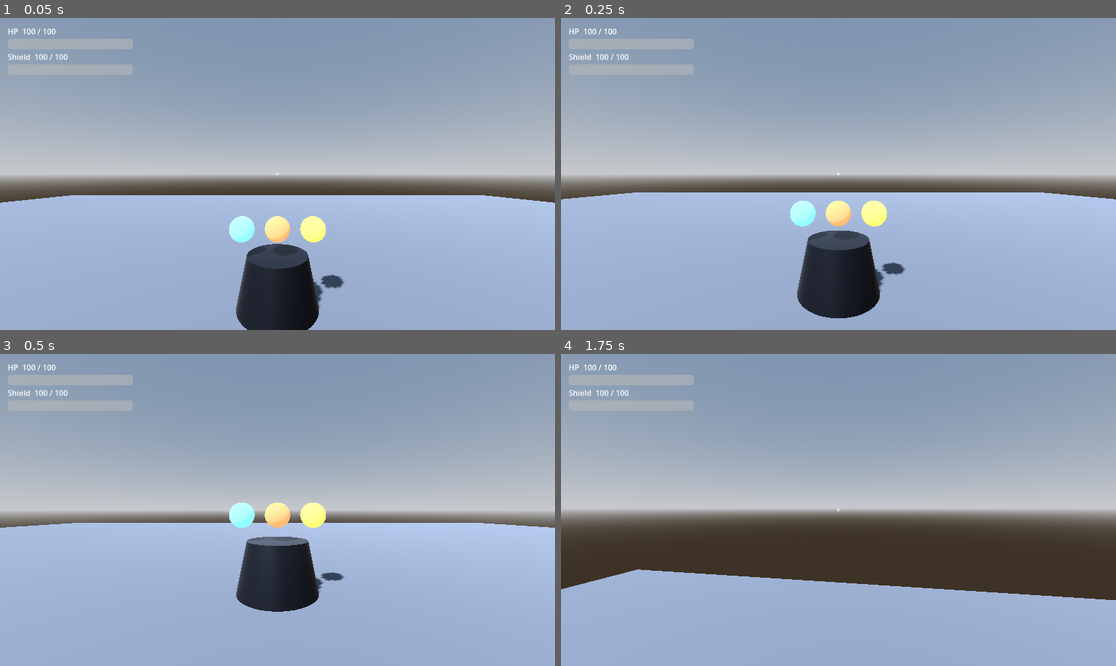
Above: before the commit, frames 1-4 (two rows, left to right).
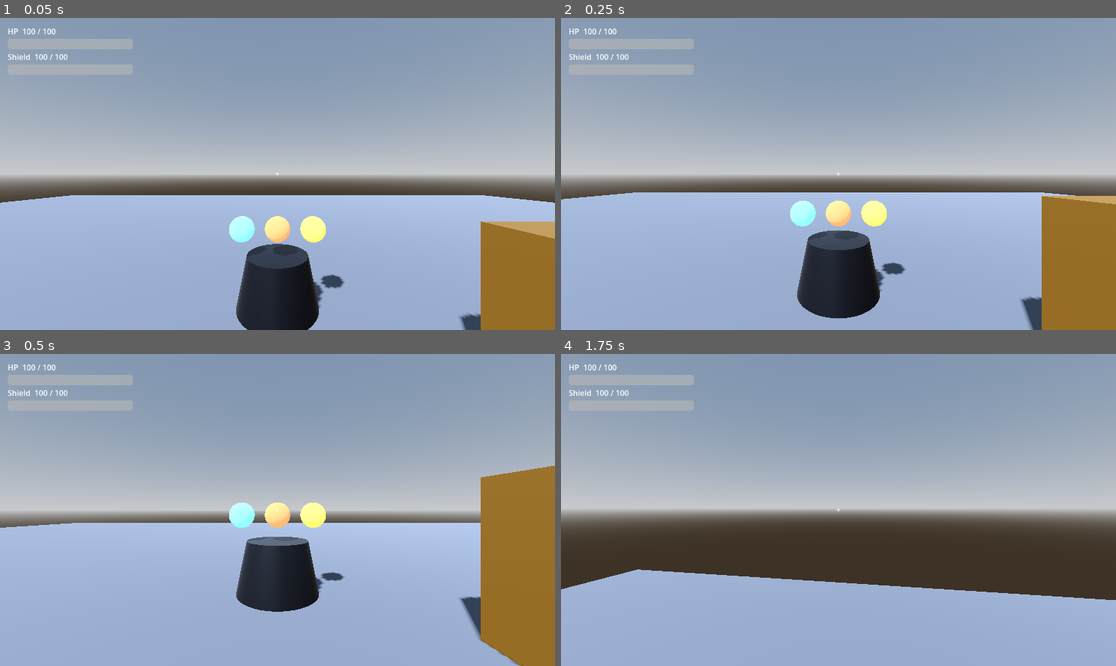
Above: after the commit, the same moments.

Repository: vasilisbit/The_Risen
Game: Godot game, scene res://scenes/hub/hub.tscn
Same seed, same stepped clock (60 frames per second), same inputs: the game is played once before the commit and once after it.
Inputs (mouse positions are in pixels of both pictures, inside the frame that each line leads up to):
- Up to frame 1 (0.05 s): no input
- Up to frame 2 (0.25 s): no input
- Up to frame 3 (0.5 s): no input
- Up to frame 4 (1.75 s): tap Enter at 0.5 s; move the mouse to (866, 510) at 0.52 s; press the mouse at (866, 510) at 0.53 s; hold W (move_forward) from 0.53 s (still down); tap Space (jump) at 0.77, 1.52 s; move the mouse to (810, 510) at 1.27 s; release the mouse at (810, 510) at 1.28 s; click (810, 510) at 1.35 s

The runs differ from the first frame. In frame 1, 4.8% of the frame differs, in the area x 82-100%, y 65-100%; in frame 2, 6.1%; in frame 3, 8.3%, in the area x 82-100%, y 35-100%; in frame 4, nothing differs.

Commit message:
feat(t-0005): Add Forge Master vendor shop UI
ui/vendor_shop.tscn + scripts/vendor_shop.gd: Control shop UI built
programmatically (TabContainer: Weapons/Armor/Consumables). Weapons tab has 4
slots (Auto Rifle/Hand Cannon/Shotgun/Sniper) with rarity-colored placeholder
icons, DMG/RPM stats and Flux prices per TDD §4.8 (Common 10 / Rare 25 /
Epic 50). Buy deducts flux_currency, appends to SaveManager.owned_weapons and
persists via save_game(); owned items show "Owned"; insufficient Flux shows an
error and buys nothing. Procedural sine-blip AudioStreamWAV for buy/error
feedback (no external assets). Opens on interact, pauses the tree, releases the
mouse; closes on Esc / Close button and recaptures.

Added a ForgeMaster placeholder (StaticBody3D, world+interact layer, group
"vendor") to the hub and a HubUI CanvasLayer hosting the shop. Generalized
mission_interactor.gd: interacting with a "vendor" body opens the shop, mission
spheres still print as before.

Verified via game_eval: interact opens the shop; buy sniper 60->10 Flux + owned;
re-buy "Already owned"; hand_cannon with 10 Flux blocked; purchase survives a
save wipe+reload; close unpauses. Headless import clean (exit 0).

Diff:
--- a/scenes/hub/hub.tscn
+++ b/scenes/hub/hub.tscn
@@ -2,6 +2,7 @@
 
 [ext_resource type="PackedScene" uid="uid://b88q4r73j0x27" path="res://scenes/player/guardian.tscn" id="1_abcyb"]
 [ext_resource type="PackedScene" uid="uid://dg74s2hqqsckd" path="res://scenes/hub/hologram_table.tscn" id="2_bocl7"]
+[ext_resource type="PackedScene" uid="uid://cv5t0esp8itvn" path="res://ui/vendor_shop.tscn" id="3_koree"]
 
 [sub_resource type="StandardMaterial3D" id="StandardMaterial3D_2dud7"]
 albedo_color = Color(0.32, 0.34, 0.38, 1)
@@ -23,6 +24,20 @@
 sky = SubResource("Sky_ajtfx")
 ambient_light_source = 3
 tonemap_mode = 2
+
+[sub_resource type="StandardMaterial3D" id="StandardMaterial3D_koree"]
+albedo_color = Color(0.35, 0.28, 0.12, 1)
+metallic = 0.6
+roughness = 0.5
+emission_enabled = true
+emission = Color(0.5, 0.35, 0.1, 1)
+emission_energy_multiplier = 0.6
+
+[sub_resource type="BoxMesh" id="BoxMesh_ajtfx"]
+size = Vector3(1, 2, 1)
+
+[sub_resource type="BoxShape3D" id="BoxShape3D_ursuo"]
+size = Vector3(1, 2, 1)
 
 [node name="Hub" type="Node3D" unique_id=1537759387]
 
@@ -51,3 +66,20 @@
 
 [node name="HologramTable" parent="." unique_id=58457010 instance=ExtResource("2_bocl7")]
 transform = Transform3D(1, 0, 0, 0, 1, 0, 0, 0, 1, 0, 0, -4)
+
+[node name="ForgeMaster" type="StaticBody3D" parent="." unique_id=804933838 groups=["vendor"]]
+transform = Transform3D(1, 0, 0, 0, 1, 0, 0, 0, 1, 3, 0, -2)
+collision_layer = 5
+
+[node name="Mesh" type="MeshInstance3D" parent="ForgeMaster" unique_id=2086214232]
+transform = Transform3D(1, 0, 0, 0, 1, 0, 0, 0, 1, 0, 1, 0)
+material_override = SubResource("StandardMaterial3D_koree")
+mesh = SubResource("BoxMesh_ajtfx")
+
+[node name="Col" type="CollisionShape3D" parent="ForgeMaster" unique_id=921169314]
+transform = Transform3D(1, 0, 0, 0, 1, 0, 0, 0, 1, 0, 1, 0)
+shape = SubResource("BoxShape3D_ursuo")
+
+[node name="HubUI" type="CanvasLayer" parent="." unique_id=473969501]
+
+[node name="VendorShop" parent="HubUI" unique_id=1779289198 instance=ExtResource("3_koree")]
--- a/scripts/mission_interactor.gd
+++ b/scripts/mission_interactor.gd
@@ -1,33 +1,35 @@
 extends RayCast3D
-## T-0003 debug interactor: casts forward from the camera crosshair. On the
-## "interact" action, selects the mission sphere under the crosshair, prints it,
-## and emits `mission_selected`. No level loading yet — that arrives with the
-## mission-transition system (GameState autoload, later milestone).
-##
-## A valid target is any body in the "mission_sphere" group; the mission name is
-## the node name with the "Sphere" suffix stripped (EarthSphere -> "Earth").
+## Debug interactor: casts forward from the camera crosshair. On the "interact"
+## action it acts on whatever is under the crosshair:
+##   - a body in group "vendor"        -> opens the vendor shop UI (T-0005)
+##   - a body in group "mission_sphere" -> prints "Mission Selected: <planet>"
+##                                         and emits mission_selected (T-0003)
+## No mission level loading yet (that arrives with the GameState autoload).
 
 signal mission_selected(mission: String)
 
 
 func _unhandled_input(event: InputEvent) -> void:
 	# is_action_pressed() on the event is true only on the press edge (not
-	# on hold/echo), so rapid clicking fires once per click — no double-fire.
+	# on hold/echo), so rapid clicking fires once per click.
 	if event.is_action_pressed("interact"):
-		try_select()
+		try_interact()
 
 
-## Force-update the ray; if a mission sphere is under the crosshair, print +
-## emit its mission name. Returns the mission name, or "" when nothing valid
-## is targeted.
-func try_select() -> String:
+## Force-update the ray and act on the target under the crosshair.
+func try_interact() -> void:
 	force_raycast_update()
 	if not is_colliding():
-		return ""
+		return
 	var target := get_collider()
-	if target == null or not target.is_in_group("mission_sphere"):
-		return ""
-	var mission := String(target.name).trim_suffix("Sphere")
-	print("Mission Selected: %s" % mission)
-	mission_selected.emit(mission)
-	return mission
+	if target == null:
+		return
+	if target.is_in_group("vendor"):
+		var shop := get_tree().get_first_node_in_group("vendor_shop")
+		if shop and shop.has_method("open"):
+			shop.open()
+		return
+	if target.is_in_group("mission_sphere"):
+		var mission := String(target.name).trim_suffix("Sphere")
+		print("Mission Selected: %s" % mission)
+		mission_selected.emit(mission)
--- /dev/null
+++ b/scripts/vendor_shop.gd
@@ -0,0 +1,257 @@
+extends Control
+## Forge Master vendor shop (T-0005). Built programmatically so the .tscn stays
+## trivial. Opens on interact (E) with the ForgeMaster; 3 tabs
+## (Weapons/Armor/Consumables); the Weapons tab has 4 slots with placeholder
+## rarity icons, stats and Flux prices. Buying deducts Flux, adds the weapon to
+## SaveManager.owned_weapons and persists via SaveManager.save_game(); an already
+## owned weapon shows "Owned"; insufficient Flux shows an error and buys nothing.
+
+# Rarity Flux prices per TDD §4.8 (Common 10 / Rare 25 / Epic 50 / Exotic 100).
+const WEAPONS: Array[Dictionary] = [
+	{"id": "auto_rifle", "name": "Auto Rifle", "rarity": "Common", "price": 10, "dmg": 18, "rpm": 600},
+	{"id": "hand_cannon", "name": "Hand Cannon", "rarity": "Rare", "price": 25, "dmg": 55, "rpm": 120},
+	{"id": "shotgun", "name": "Shotgun", "rarity": "Rare", "price": 25, "dmg": 96, "rpm": 90},
+	{"id": "sniper", "name": "Sniper", "rarity": "Epic", "price": 50, "dmg": 150, "rpm": 45},
+]
+
+const RARITY_COLORS := {
+	"Common": Color(0.7, 0.7, 0.7),
+	"Rare": Color(0.2, 0.5, 1.0),
+	"Epic": Color(0.6, 0.25, 1.0),
+	"Exotic": Color(1.0, 0.75, 0.1),
+}
+
+# Resolved at runtime (avoids depending on editor autoload-global registration).
+@onready var _sm: Node = get_node("/root/SaveManager")
+
+var _flux_label: Label
+var _status_label: Label
+var _buy_buttons: Dictionary = {}      # weapon id -> Button
+
+var _buy_sound: AudioStreamPlayer
+var _error_sound: AudioStreamPlayer
+
+
+func _ready() -> void:
+	add_to_group("vendor_shop")
+	process_mode = Node.PROCESS_MODE_ALWAYS   # keep working while the tree is paused
+	set_anchors_preset(Control.PRESET_FULL_RECT)
+	mouse_filter = Control.MOUSE_FILTER_STOP
+	visible = false
+	_build_audio()
+	_build_ui()
+	_refresh()
+
+
+func _unhandled_input(event: InputEvent) -> void:
+	if visible and event.is_action_pressed("ui_cancel"):
+		close()
+		get_viewport().set_input_as_handled()
+
+
+func open() -> void:
+	_refresh()
+	visible = true
+	Input.mouse_mode = Input.MOUSE_MODE_VISIBLE
+	get_tree().paused = true
+
+
+func close() -> void:
+	visible = false
+	get_tree().paused = false
+	Input.mouse_mode = Input.MOUSE_MODE_CAPTURED
+
+
+## Attempt to buy a weapon by id. Returns a status string (also shown in the UI).
+func buy_weapon(id: String) -> String:
+	var weapon := _weapon_by_id(id)
+	if weapon.is_empty():
+		return "Unknown weapon"
+	if _owns(id):
+		return "Already owned"
+	var flux: int = int(_sm.data.get("flux_currency", 0))
+	var price: int = int(weapon["price"])
+	if flux < price:
+		_error_sound.play()
+		_set_status("Insufficient Flux (need %d)" % price, true)
+		_refresh()
+		return "Insufficient Flux"
+	_sm.data["flux_currency"] = flux - price
+	var owned: Array = _sm.data.get("owned_weapons", [])
+	owned.append({"id": id, "name": weapon["name"], "rarity": weapon["rarity"]})
+	_sm.data["owned_weapons"] = owned
+	_sm.save_game()
+	_buy_sound.play()
+	_set_status("Purchased %s" % weapon["name"], false)
+	_refresh()
+	return "Purchased"
+
+
+# --- internals ---------------------------------------------------------------
+
+func _weapon_by_id(id: String) -> Dictionary:
+	for w in WEAPONS:
+		if w["id"] == id:
+			return w
+	return {}
+
+
+func _owns(id: String) -> bool:
+	for w in _sm.data.get("owned_weapons", []):
+		if typeof(w) == TYPE_DICTIONARY and w.get("id", "") == id:
+			return true
+	return false
+
+
+func _set_status(text: String, is_error: bool) -> void:
+	if _status_label == null:
+		return
+	_status_label.text = text
+	_status_label.modulate = Color(1, 0.4, 0.35) if is_error else Color(0.5, 1, 0.6)
+
+
+func _refresh() -> void:
+	if _flux_label:
+		_flux_label.text = "Flux: %d" % int(_sm.data.get("flux_currency", 0))
+	var flux: int = int(_sm.data.get("flux_currency", 0))
+	for id in _buy_buttons:
+		var btn: Button = _buy_buttons[id]
+		var weapon := _weapon_by_id(id)
+		if _owns(id):
+			btn.text = "Owned"
+			btn.disabled = true
+		else:
+			btn.text = "Buy (%d)" % int(weapon["price"])
+			btn.disabled = flux < int(weapon["price"])
+
+
+func _build_audio() -> void:
+	_buy_sound = AudioStreamPlayer.new()
+	_buy_sound.stream = _make_beep(880.0, 0.09)
+	add_child(_buy_sound)
+	_error_sound = AudioStreamPlayer.new()
+	_error_sound.stream = _make_beep(180.0, 0.14)
+	add_child(_error_sound)
+
+
+## Build a short decaying sine blip as an AudioStreamWAV (no external assets).
+func _make_beep(freq: float, dur: float) -> AudioStreamWAV:
+	var sr := 22050
+	var count := int(sr * dur)
+	var bytes := PackedByteArray()
+	bytes.resize(count * 2)
+	for i in count:
+		var t := float(i) / sr
+		var env := 1.0 - float(i) / count
+		var sample := sin(TAU * freq * t) * env * 0.5
+		bytes.encode_s16(i * 2, int(clampf(sample, -1.0, 1.0) * 32767.0))
+	var wav := AudioStreamWAV.new()
+	wav.format = AudioStreamWAV.FORMAT_16_BITS
+	wav.mix_rate = sr
+	wav.stereo = false
+	wav.data = bytes
+	return wav
+
+
+func _build_ui() -> void:
+	var dim := ColorRect.new()
+	dim.color = Color(0, 0, 0, 0.55)
+	dim.set_anchors_preset(Control.PRESET_FULL_RECT)
+	dim.mouse_filter = Control.MOUSE_FILTER_STOP
+	add_child(dim)
+
+	var center := CenterContainer.new()
+	center.set_anchors_preset(Control.PRESET_FULL_RECT)
+	add_child(center)
+
+	var panel := PanelContainer.new()
+	panel.custom_minimum_size = Vector2(720, 520)
+	center.add_child(panel)
+
+	var margin := MarginContainer.new()
+	for side in ["left", "top", "right", "bottom"]:
+		margin.add_theme_constant_override("margin_" + side, 16)
+	panel.add_child(margin)
+
+	var inner := VBoxContainer.new()
+	inner.add_theme_constant_override("separation", 10)
+	margin.add_child(inner)
+
+	var header := HBoxContainer.new()
+	inner.add_child(header)
+	var title := Label.new()
+	title.text = "FORGE MASTER"
+	title.add_theme_font_size_override("font_size", 28)
+	title.size_flags_horizontal = Control.SIZE_EXPAND_FILL
+	header.add_child(title)
+	_flux_label = Label.new()
+	_flux_label.add_theme_font_size_override("font_size", 20)
+	header.add_child(_flux_label)
+
+	var tabs := TabContainer.new()
+	tabs.custom_minimum_size = Vector2(0, 380)
+	tabs.size_flags_vertical = Control.SIZE_EXPAND_FILL
+	inner.add_child(tabs)
+
+	var weapons_tab := VBoxContainer.new()
+	weapons_tab.name = "Weapons"
+	weapons_tab.add_theme_constant_override("separation", 8)
+	tabs.add_child(weapons_tab)
+	for weapon in WEAPONS:
+		weapons_tab.add_child(_make_weapon_row(weapon))
+
+	tabs.add_child(_make_placeholder_tab("Armor", "Armor stock coming soon."))
+	tabs.add_child(_make_placeholder_tab("Consumables", "Consumables coming soon."))
+
+	_status_label = Label.new()
+	_status_label.text = "Aim at an item and buy with Flux."
+	inner.add_child(_status_label)
+
+	var close_btn := Button.new()
+	close_btn.text = "Close (Esc)"
+	close_btn.pressed.connect(close)
+	inner.add_child(close_btn)
+
+
+func _make_weapon_row(weapon: Dictionary) -> PanelContainer:
+	var row_panel := PanelContainer.new()
+	var row := HBoxContainer.new()
+	row.add_theme_constant_override("separation", 12)
+	row_panel.add_child(row)
+
+	var icon := ColorRect.new()
+	icon.color = RARITY_COLORS.get(weapon["rarity"], Color.WHITE)
+	icon.custom_minimum_size = Vector2(48, 48)
+	row.add_child(icon)
+
+	var info := VBoxContainer.new()
+	info.size_flags_horizontal = Control.SIZE_EXPAND_FILL
+	row.add_child(info)
+	var name_label := Label.new()
+	name_label.text = "%s  [%s]" % [weapon["name"], weapon["rarity"]]
+	name_label.add_theme_font_size_override("font_size", 18)
+	info.add_child(name_label)
+	var stats_label := Label.new()
+	stats_label.text = "DMG %d   RPM %d" % [int(weapon["dmg"]), int(weapon["rpm"])]
+	stats_label.modulate = Color(0.8, 0.8, 0.85)
+	info.add_child(stats_label)
+
+	var buy := Button.new()
+	buy.custom_minimum_size = Vector2(140, 0)
+	buy.size_flags_vertical = Control.SIZE_SHRINK_CENTER
+	var wid: String = weapon["id"]
+	buy.pressed.connect(func() -> void: buy_weapon(wid))
+	_buy_buttons[wid] = buy
+	row.add_child(buy)
+
+	return row_panel
+
+
+func _make_placeholder_tab(tab_name: String, message: String) -> Control:
+	var c := CenterContainer.new()
+	c.name = tab_name
+	var l := Label.new()
+	l.text = message
+	l.modulate = Color(0.75, 0.75, 0.8)
+	c.add_child(l)
+	return c
--- /dev/null
+++ b/ui/vendor_shop.tscn
@@ -0,0 +1,8 @@
+[gd_scene format=3 uid="uid://cv5t0esp8itvn"]
+
+[ext_resource type="Script" uid="uid://b4b2pbvnm15qa" path="res://scripts/vendor_shop.gd" id="1_ctlq1"]
+
+[node name="VendorShop" type="Control" unique_id=1779289198]
+layout_mode = 3
+anchors_preset = 0
+script = ExtResource("1_ctlq1")
Not shown, added: scripts/vendor_shop.gd.uid
